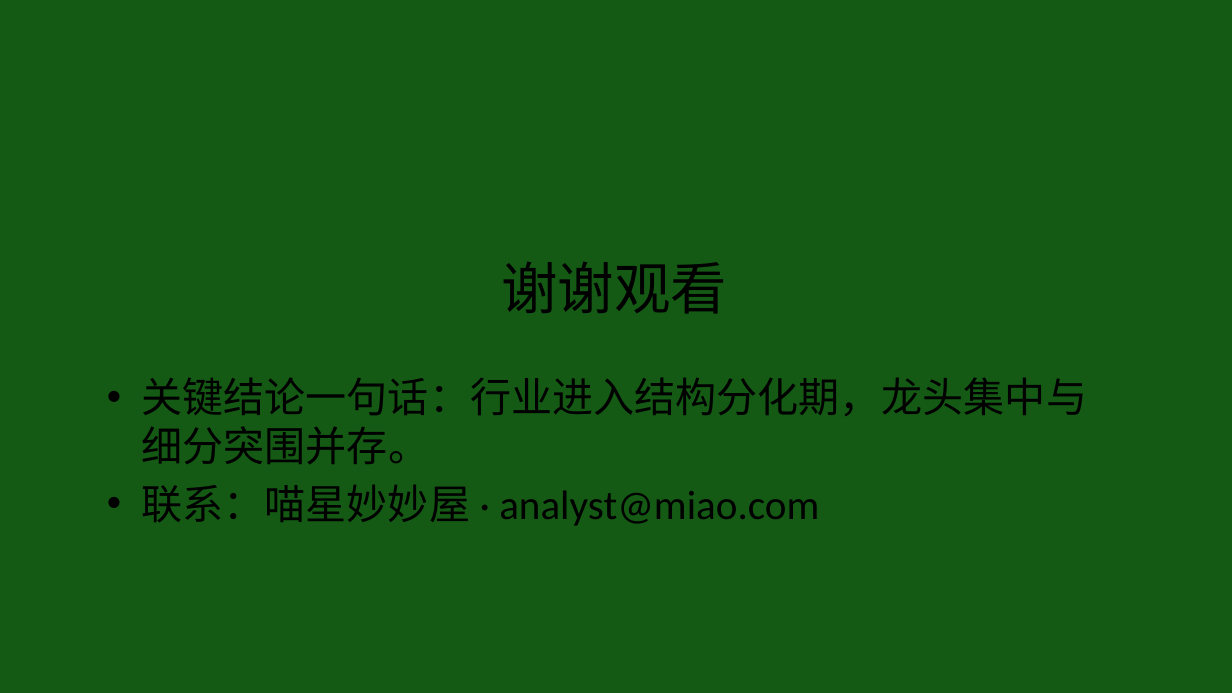
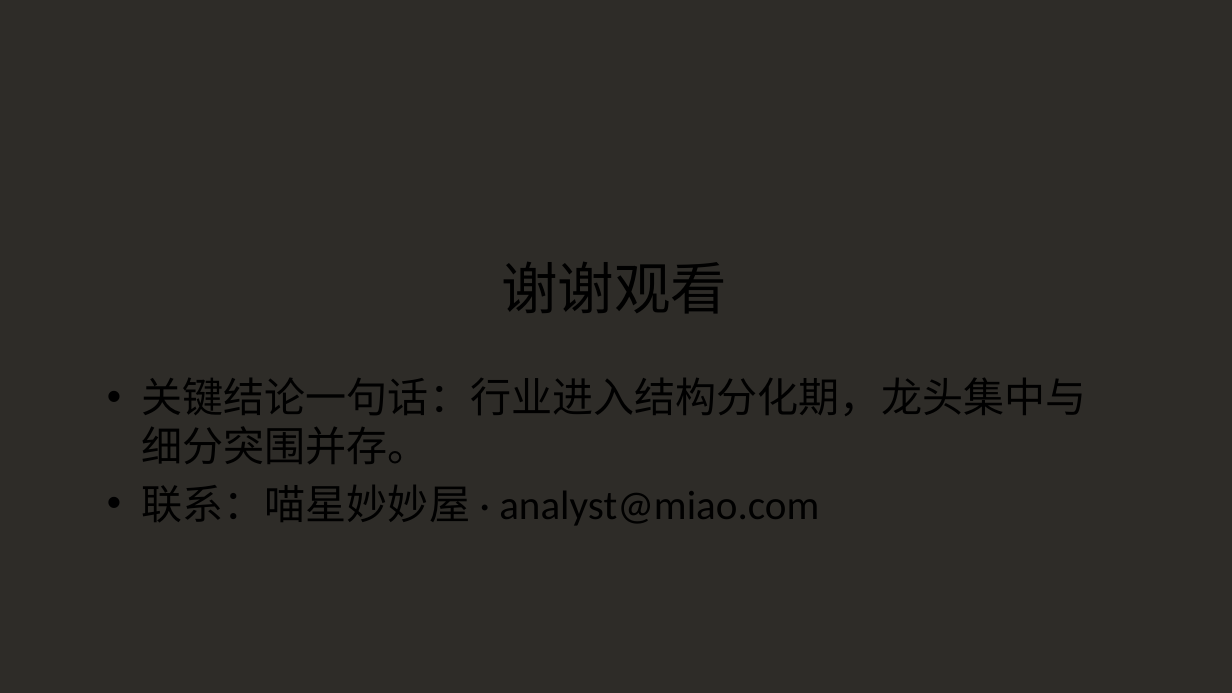
Before and after one commit to KeeganChang/research-temp, a slide deck: slide 20 of docs/templates/行业分析母版.pptx. Drawn at 1232x693 pixels with LibreOffice and Linux fonts; fonts in the diff are those of the drawing. Boxes give left, top, right and bottom in pixels: in the first picture for what was removed or moved away, otherwise in the second. Text is boxed around its words. In the diff, an @@ line names an element or a change of style, - is before the commit and + after.

```diff
--- a/docs/templates/行业分析母版.pptx
+++ b/docs/templates/行业分析母版.pptx
@@ rectangle at (0,0,1232,693): fill #145A14 to #2E2C28 @@
```
Also in this commit, not shown: 19 other slides changed.
